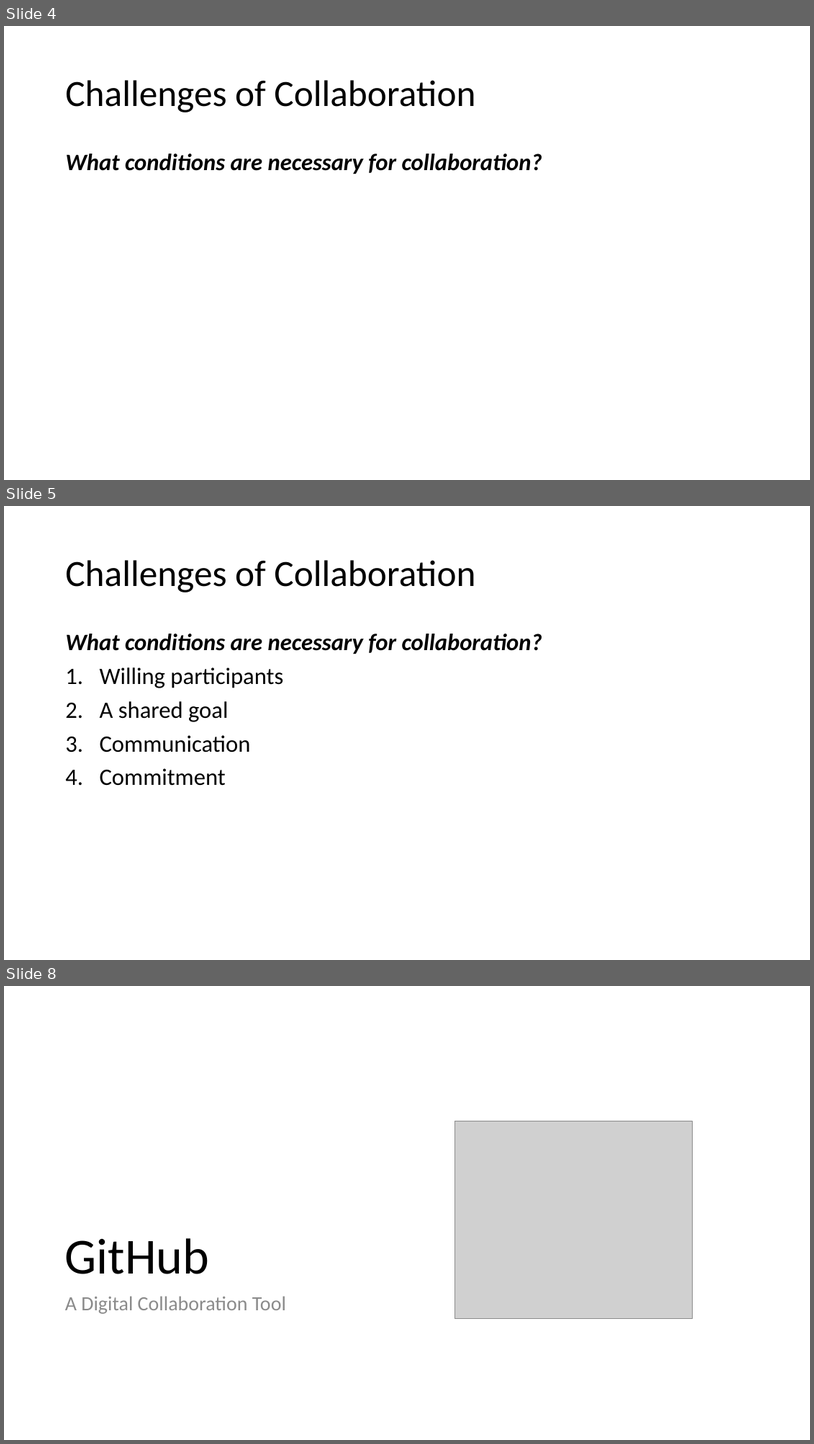
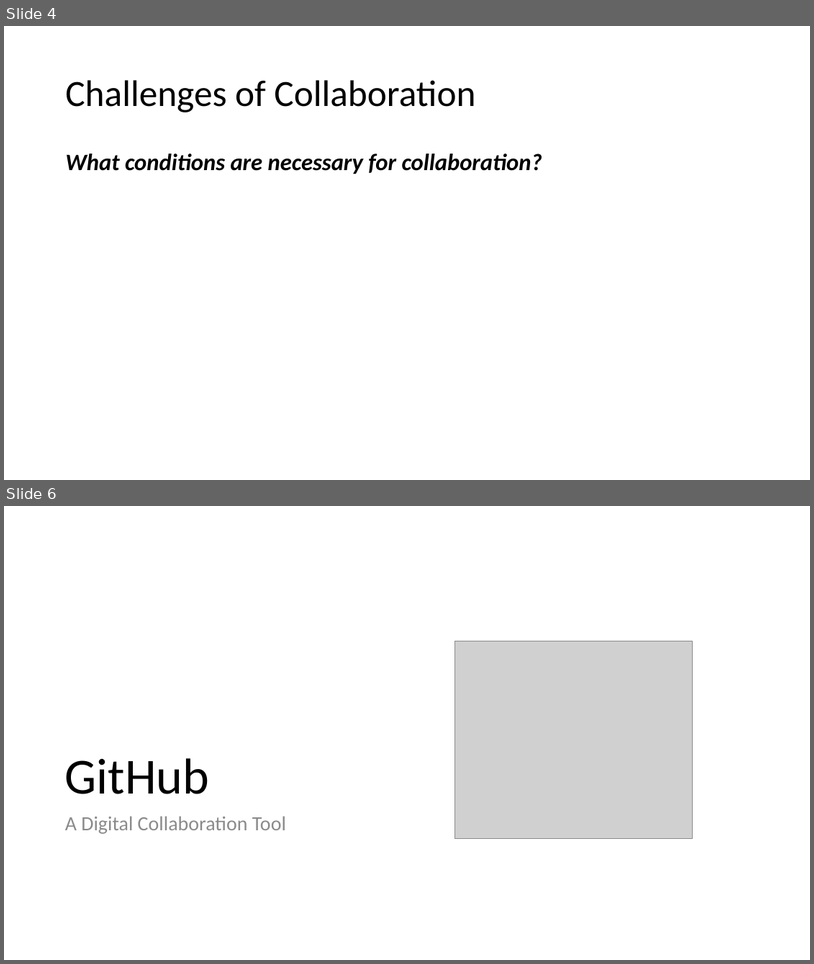
Before and after one commit to ReproducibleQM/n_commandments, a slide deck: pres_deck.pptx. Shown one above the other, each under a label of ours: slides 4, 5 and 8 before the commit, slides 4 and 6 after it; the slides between them are not shown. The pictures are 814x1444 and 814x964 pixels, drawn with LibreOffice and Linux fonts; fonts in the diff are those of the drawing; grey boxes stand for pictures. Boxes give left, top, right and bottom in pixels: in the first picture for what was removed or moved away, otherwise in the second. Text is boxed around its words. In the diff, an @@ line names an element or a change of style, - is before the commit and + after.

```diff
--- a/pres_deck.pptx
+++ b/pres_deck.pptx
@@ slide 5 removed at (x1=4, y1=506, x2=810, y2=960), background #FFFFFF @@
@@ title removed at (x1=65, y1=560, x2=476, y2=592) @@
-Challenges of Collaboration
@@ text removed at (x1=65, y1=633, x2=543, y2=785) @@
-What conditions are necessary for collaboration?
-1. Willing participants
-2. A shared goal
-3. Communication
-4. Commitment
@@ what was slide 8 is now slide 6 @@
```
Also in this commit, not shown: 7 slides changed, 2 slides added, 13 other slides removed.
